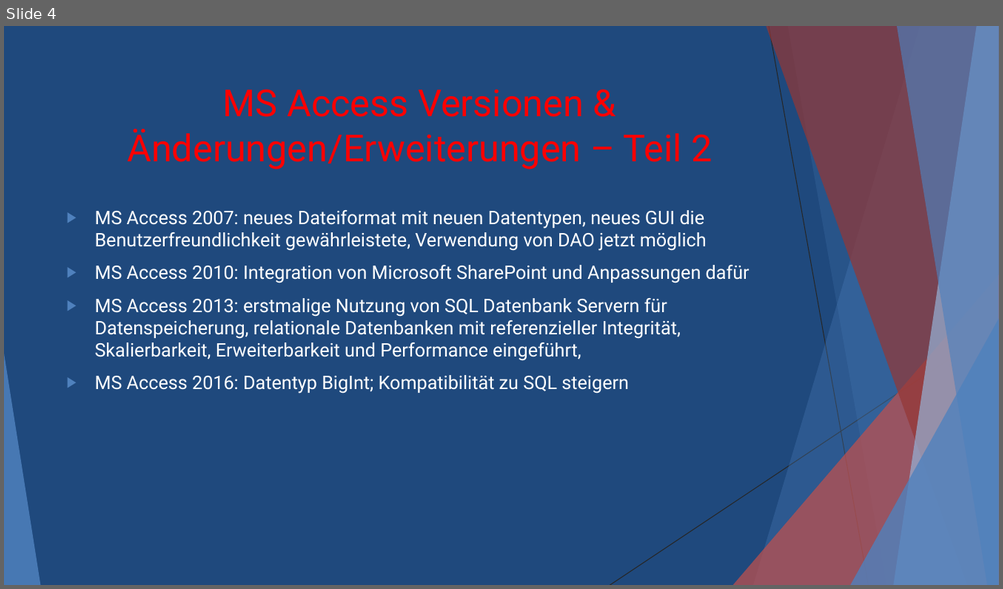
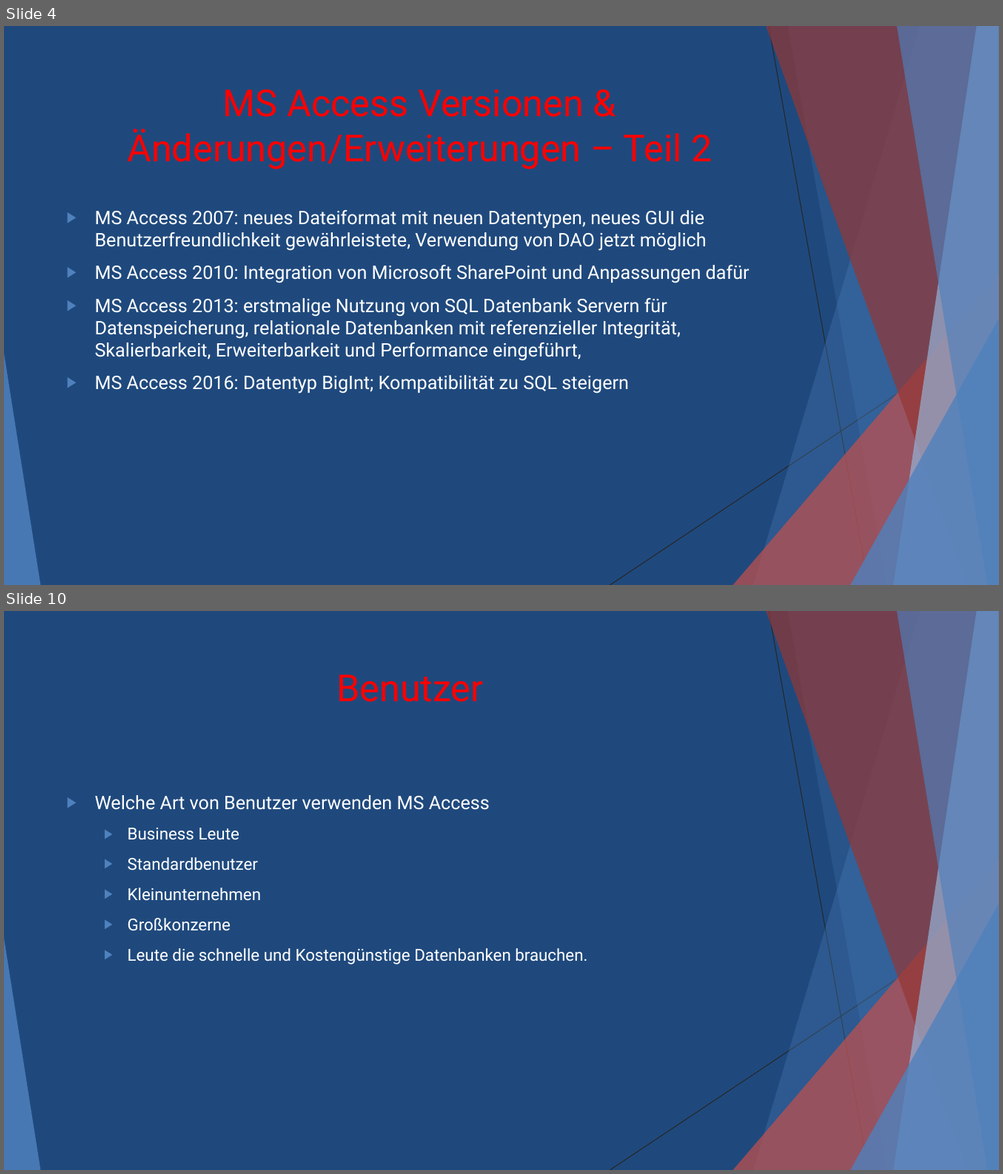
Before and after one commit to Grubchri/DBI, a slide deck: Microsoft Access.pptx. Shown one above the other, each under a label of ours: slide 4 before the commit, slides 4 and 10 after it; the slides between them are not shown. The pictures are 1003x589 and 1003x1174 pixels, drawn with LibreOffice and Linux fonts; fonts in the diff are those of the drawing. Boxes give left, top, right and bottom in pixels: in the first picture for what was removed or moved away, otherwise in the second. Text is boxed around its words. In the diff, an @@ line names an element or a change of style, - is before the commit and + after.

```diff
--- a/Microsoft Access.pptx
+++ b/Microsoft Access.pptx
@@ slide 10 added at (4, 611, 999, 1170), background #1F497D; not listed: 10 template elements that a slide beside it also shows @@
@@ title added at (336, 675, 484, 702), 36 pt, text #FF0000 @@
+Benutzer
@@ text added at (95, 795, 587, 965), 16 pt, text #FFFFFF @@
+▶ Welche Art von Benutzer verwenden MS Access
+  ▶ Business Leute
+  ▶ Standardbenutzer
+  ▶ Kleinunternehmen
+  ▶ Großkonzerne
+  ▶ Leute die schnelle und Kostengünstige Datenbanken brauchen.
```
Also in this commit, not shown: 2 slides changed, 7 other slides added, 1 other file.
